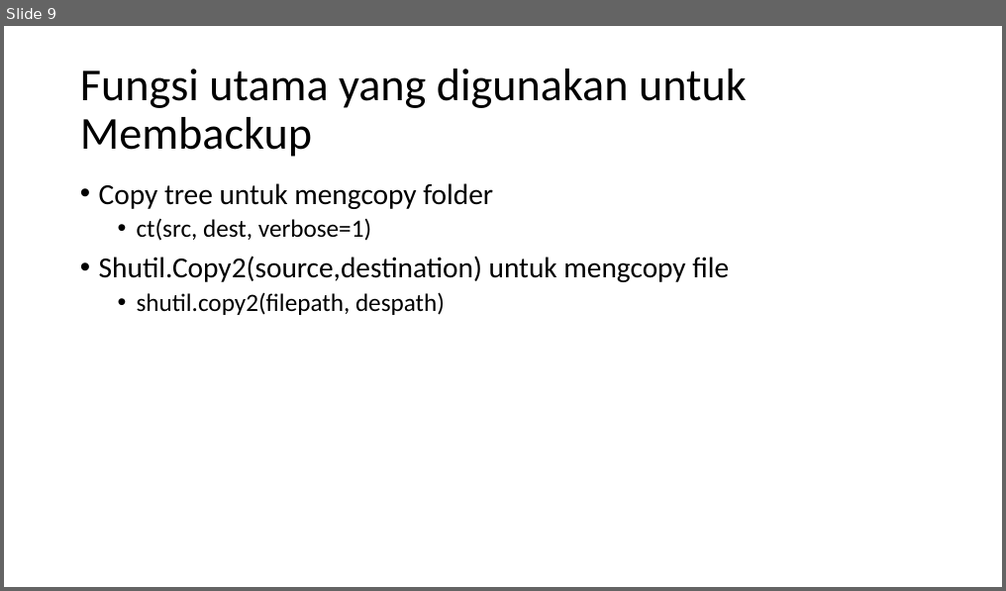
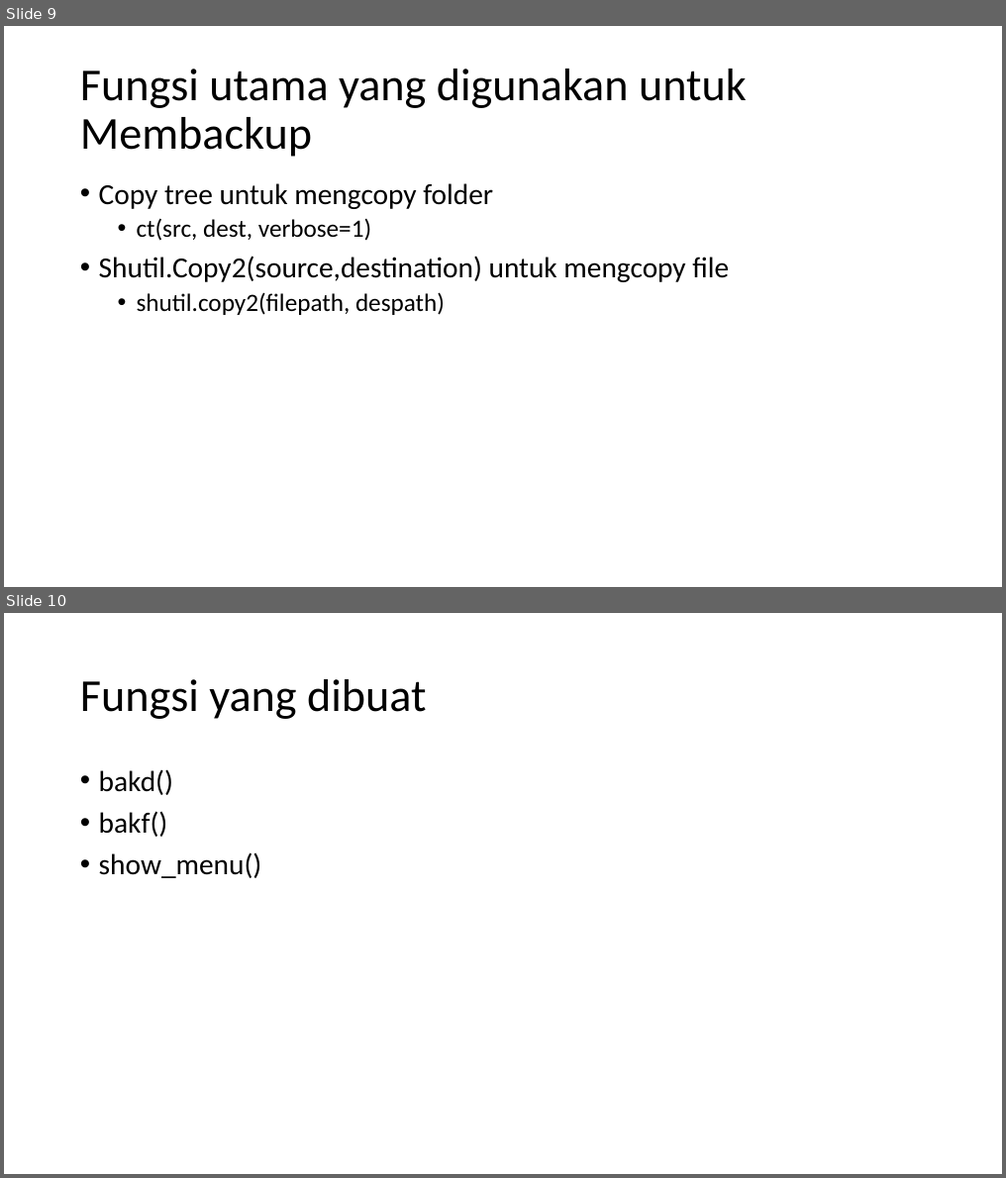
Before and after one commit to skeith/backupr, a slide deck: Aplikasi Backup file atau folder dengan Python-tkinter_baru.pptx. Shown one above the other, each under a label of ours: slide 9 before the commit, slides 9 and 10 after it. The pictures are 1006x591 and 1006x1178 pixels, drawn with LibreOffice and Linux fonts; fonts in the diff are those of the drawing. Boxes give left, top, right and bottom in pixels: in the first picture for what was removed or moved away, otherwise in the second. Text is boxed around its words. In the diff, an @@ line names an element or a change of style, - is before the commit and + after.

```diff
--- a/Aplikasi Backup file atau folder dengan Python-tkinter_baru.pptx
+++ b/Aplikasi Backup file atau folder dengan Python-tkinter_baru.pptx
@@ slide 10 added at box(4, 613, 1002, 1174), background #FFFFFF @@
@@ title added at box(80, 679, 426, 719), 44 pt, text #000000 @@
+Fungsi yang dibuat
@@ text added at box(99, 769, 262, 878), 28 pt, text #000000 @@
+• bakd()
+• bakf()
+• show_menu()
```
Also in this commit, not shown: 6 slides changed, 7 other slides added, 1 slide removed.
